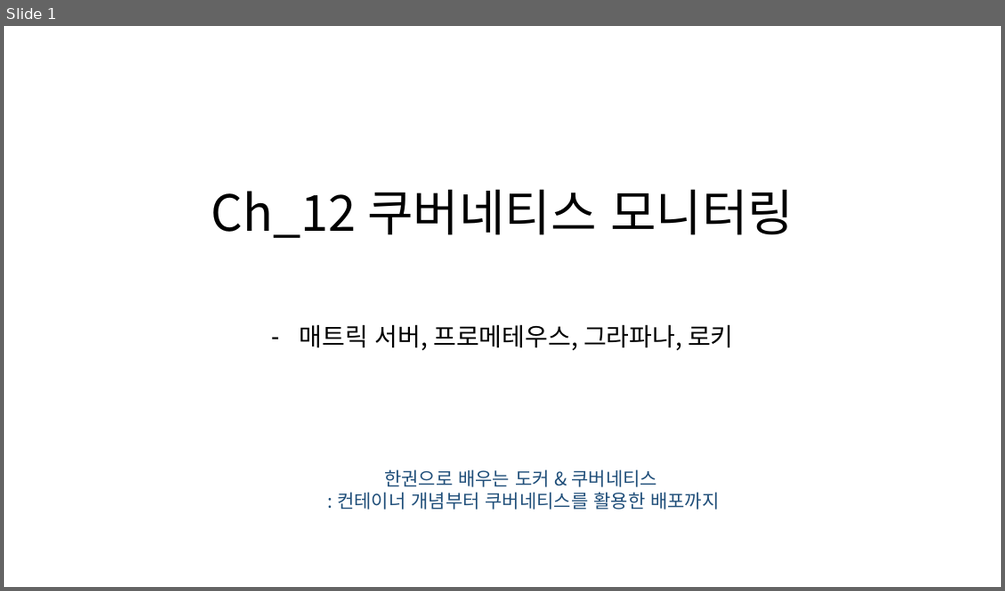
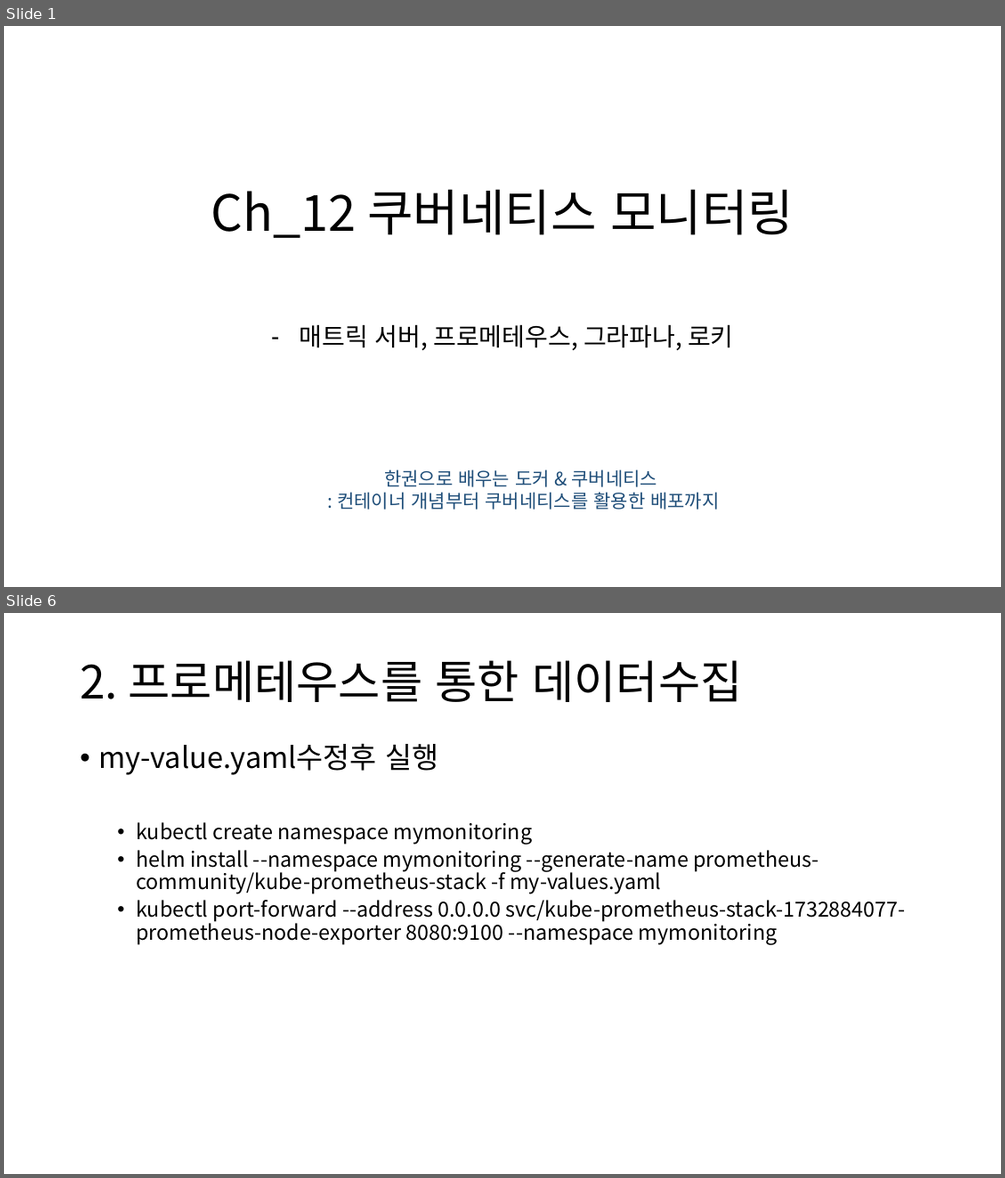
Before and after one commit to restful3/ds4th_study, a slide deck: source/도커심화_한권으로_배우는_도커_&_쿠버네티스/ch12_쿠버네티스모니터링.pptx. Shown one above the other, each under a label of ours: slide 1 before the commit, slides 1 and 6 after it; the slides between them are not shown. The pictures are 1005x591 and 1005x1178 pixels, drawn with LibreOffice and Linux fonts; fonts in the diff are those of the drawing. Boxes give left, top, right and bottom in pixels: in the first picture for what was removed or moved away, otherwise in the second. Text is boxed around its words. In the diff, an @@ line names an element or a change of style, - is before the commit and + after.

```diff
--- a/source/도커심화_한권으로_배우는_도커_&_쿠버네티스/ch12_쿠버네티스모니터링.pptx
+++ b/source/도커심화_한권으로_배우는_도커_&_쿠버네티스/ch12_쿠버네티스모니터링.pptx
@@ slide 6 added at [4,613,1001,1174], background #FFFFFF @@
@@ title added at [80,660,742,702], 44 pt, text #000000 @@
+2. 프로메테우스를 통한 데이터수집
@@ text added at [98,743,906,945], 20 pt, text #000000 @@
+• my-value.yaml수정후 실행
+  • kubectl create namespace mymonitoring
+  • helm install --namespace mymonitoring --generate-name prometheus-community/kube-prometheus-stack -f my-values.yaml
+  • kubectl port-forward --address 0.0.0.0 svc/kube-prometheus-stack-1732884077-prometheus-node-exporter 8080:9100 --namespace mymonitoring
```
Also in this commit, not shown: 2 slides changed, 13 other slides added, 1 other file.
